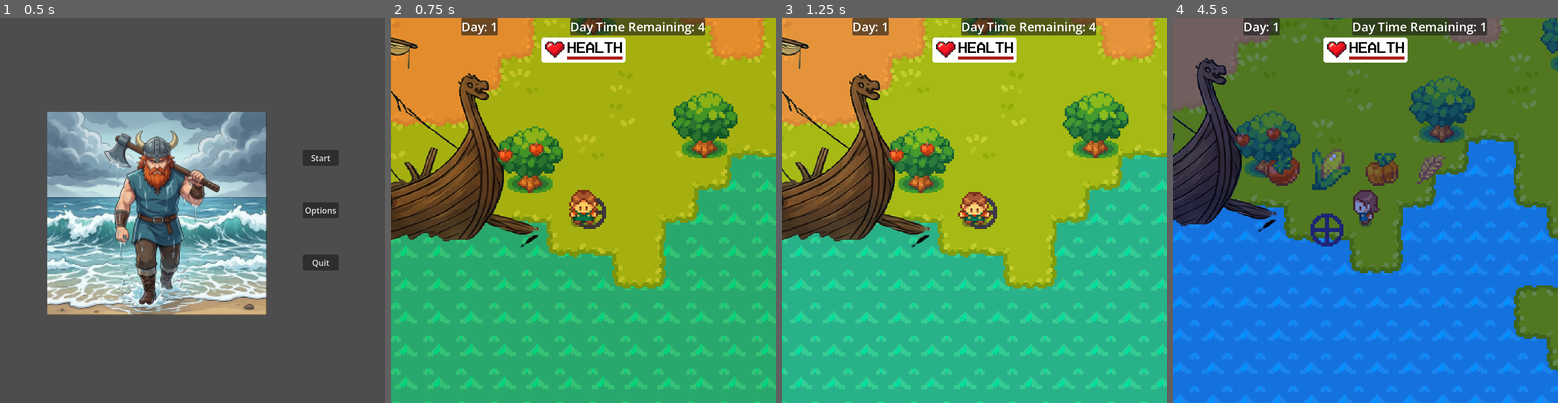
Above: before the commit, frames 1-4 (left to right).
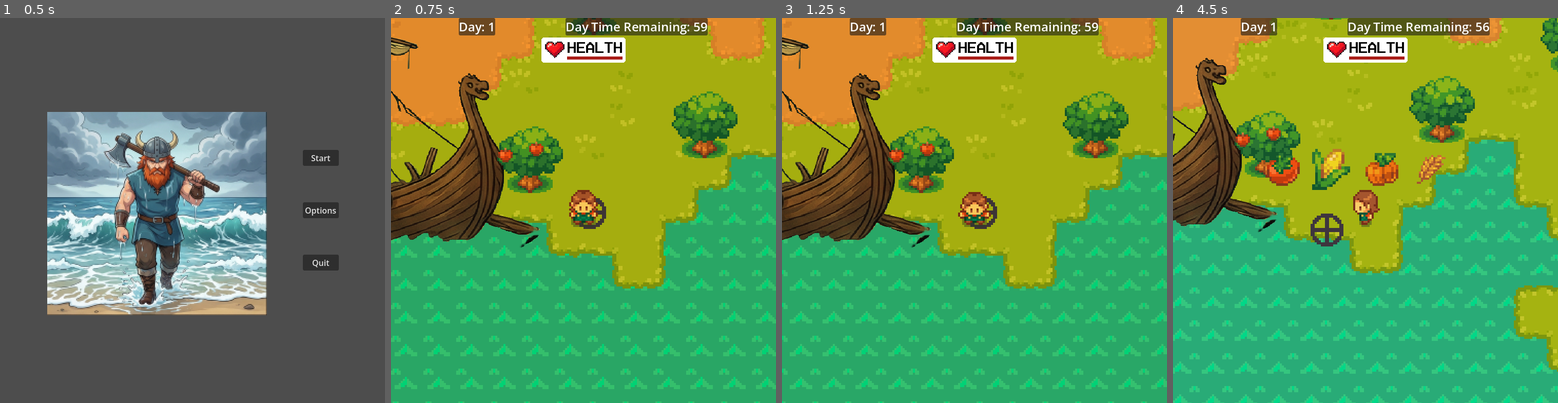
Above: after the commit, the same moments.

Repository: Offshoots/Survival-Game-Test
Game: Godot game, scene res://scenes/ui/main_menu_ui.tscn
Two runs of this game, one before a commit and one after it. Both use one fixed random seed, a clock stepped at 60 frames per second and the inputs below.
Inputs (mouse positions are in pixels of both pictures, inside the frame that each line leads up to):
- Up to frame 1 (0.5 s): no input
- Up to frame 2 (0.75 s): click "Start" at 0.5 s
- Up to frame 3 (1.25 s): no input
- Up to frame 4 (4.5 s): move the mouse to (1365, 210) at 1.27 s; hold D (right) 1.28-2.03 s; tap Space (action) at 1.35, 2.3, 3.6 s; click (1365, 210) at 1.42 s; tap B (build) at 1.55, 2.1, 3.05, 4.35 s; move the mouse to (1303, 172) at 2.02 s; hold S (down) 2.03-2.78 s; click (1303, 172) at 2.17 s; move the mouse to (1477, 121) at 2.77 s; hold D (right) 2.78-3.53 s; tap H (Heal) at 2.85 s; click (1477, 121) at 2.92 s; move the mouse to (1346, 287) at 3.52 s; hold C (seed_forward) 3.53-4.28 s; click (1346, 287) at 3.67 s; move the mouse to (1481, 268) at 4.27 s; hold A (left) from 4.28 s (still down)

Frame 1 is identical in both runs. In frame 2, 0.7% of the frame differs, in the area x 17-83%, y 0-5%; in frame 3, 46%; in frame 4, 97%, in the area x 0-100%, y 0-100%.

Commit message:
2_2_2026
Added Pyres.
Pyres are built with "B" (replacing Box)
Pyres are part of Enum.Craft (along with box and wall)
Pyre has a Fuel bar that deplete with time from first built.

Axe does a damage to enemies.
Sword does 2 damage to enemies and has larger knockback.

Diff:
--- a/global/data.gd
+++ b/global/data.gd
@@ -130,8 +130,8 @@
 		'texture': "res://graphics/objects/table.png",
 		#'icon_texture':"res://graphics/icons/blue.png",
 		'name':'Wall'},
-	Enum.Craft.DOOR: {
-		'texture': "res://graphics/objects/table.png",
-		#'icon_texture': "res://graphics/icons/apple.png",
-		'name':'Door'}
+	Enum.Craft.PYRE: {
+		'texture': "res://graphics/objects/Pyre1.png",
+		#'icon_texture': "res://graphics/objects/Pyre1.png",
+		'name':'Pyre'}
 }
--- a/global/enums.gd
+++ b/global/enums.gd
@@ -4,7 +4,7 @@
 enum State {DEFAULT, FISHING, BUILDING, SHOP}
 enum Tool {SWORD, AXE, PICKAXE, HOE, WATER, SEED, FISH}
 enum Machine {SPRINKLER, FISHER, SCARECROW, DELETE}
-enum Craft {BOX, WALL, DOOR}
+enum Craft {BOX, WALL, PYRE}
 enum Seed {TOMATO, CORN, PUMPKIN, WHEAT}
 enum Item {WOOD, APPLE, TOMATO, CORN, WHEAT, PUMPKIN, FISH, STONE, GOLD}
 enum Shop {MAIN, HAT}
--- a/scenes/characters/blob.gd
+++ b/scenes/characters/blob.gd
@@ -103,11 +103,13 @@
 func hit(tool: Enum.Tool):
 	if tool == Enum.Tool.SWORD:
 		$FlashSprite2D.flash()
-		health -= 1
-		push_distance = 130
+		health -= 2
+		push_distance = 150
 		var target = (player.position - position).normalized() * -1 * push_distance
 		push(target)
-	if tool != Enum.Tool.SWORD:
+	if tool == Enum.Tool.AXE:
+		$FlashSprite2D.flash()
+		health -= 1
 		push_distance = 100
 		var target = (player.position - position).normalized() * -1 * push_distance
 		push(target)
--- a/scenes/levels/level.gd
+++ b/scenes/levels/level.gd
@@ -4,6 +4,7 @@
 var plant_info_scene = preload("res://scenes/ui/plant_info.tscn")
 var item_info_scene = preload("res://scenes/ui/item_info.tscn")
 var box_scene = preload("res://scenes/objects/box.tscn")
+var pyre_scene = preload("res://scenes/objects/pyre.tscn")
 var tree_scene = preload("res://scenes/objects/tree.tscn")
 var rock_scene = preload("res://scenes/objects/rock.tscn")
 var enemy_scene = preload("res://scenes/characters/blob.tscn")
@@ -81,10 +82,15 @@
 
 	if Input.is_action_just_pressed("build"):
 		#Can use enums to select different builds, but for now build a box
-		if player.inventory.count(Enum.Item.WOOD) >= 1:
-			var craft = Enum.Craft.BOX
+		#if player.inventory.count(Enum.Item.WOOD) >= 1:
+			#var craft = Enum.Craft.BOX
+			#build(craft, placement_pos)
+			#remove_inventory(Enum.Item.WOOD)
+		if player.inventory.count(Enum.Item.STONE) >= 1:
+			var craft = Enum.Craft.PYRE
 			build(craft, placement_pos)
-			remove_inventory(Enum.Item.WOOD)
+			remove_inventory(Enum.Item.STONE)
+
 
 	if player.health < player.max_health:
 		main_ui.show_heal()
@@ -107,6 +113,7 @@
 		var item_dropped = player.current_inventory
 		add_inventory(item_dropped)
 		player.new_item = false
+
 
 	if player.death == true:
 		player_dead()
@@ -158,24 +165,35 @@
 	grid_coord.x += -1 if pos.x < 0 else 0
 	grid_coord.y += -1 if pos.y < 0 else 0
 	if grid_coord not in used_cells:
-		#Need to create a new "Box" scene with collision shape and sprite
-		#preload and Instantiate that box scene
-		var box = box_scene.instantiate()
-		#add_child(box)
-		box.setup(grid_coord, $Objects)
-		used_cells.append(grid_coord)
-		#Test out removing the layer with navigation and placing a tile without navigation.
-		$Layers/GrassLayer.erase_cell(grid_coord)
-		$Layers/SoilLayer.set_cells_terrain_connect([grid_coord], 0, 0)
-		print(grid_coord)
-		#Test removing the grid cells up, down, left, and right of the box
-		#$Layers/GrassLayer.erase_cell(Vector2i(grid_coord.x - 1, grid_coord.y))
-		#$Layers/GrassLayer.erase_cell(Vector2i(grid_coord.x + 1, grid_coord.y))
-		#$Layers/GrassLayer.erase_cell(Vector2i(grid_coord.x, grid_coord.y - 1))
-		#$Layers/GrassLayer.erase_cell(Vector2i(grid_coord.x, grid_coord.y + 1))
-
-		#Test painting a new property layer for tileset that will have a box place on it
-		#I have found some success with removing the corners from the navigation tiles
+		if craft == Enum.Craft.BOX:
+			#Need to create a new "Box" scene with collision shape and sprite
+			#preload and Instantiate that box scene
+			var box = box_scene.instantiate()
+			#add_child(box)
+			box.setup(grid_coord, $Objects)
+			used_cells.append(grid_coord)
+			#Test out removing the layer with navigation and placing a tile without navigation.
+			$Layers/GrassLayer.erase_cell(grid_coord)
+			$Layers/SoilLayer.set_cells_terrain_connect([grid_coord], 0, 0)
+			print(grid_coord)
+			#Test removing the grid cells up, down, left, and right of the box
+			#$Layers/GrassLayer.erase_cell(Vector2i(grid_coord.x - 1, grid_coord.y))
+			#$Layers/GrassLayer.erase_cell(Vector2i(grid_coord.x + 1, grid_coord.y))
+			#$Layers/GrassLayer.erase_cell(Vector2i(grid_coord.x, grid_coord.y - 1))
+			#$Layers/GrassLayer.erase_cell(Vector2i(grid_coord.x, grid_coord.y + 1))
+
+			#Test painting a new property layer for tileset that will have a box place on it
+			#I have found some success with removing the corners from the navigation tiles
+		if craft == Enum.Craft.PYRE:
+			#preload and Instantiate the Pyre Scene
+			var pyre = pyre_scene.instantiate()
+			#add_child(box)
+			pyre.entered_pyre.connect(_on_pyre_entered_pyre)
+			pyre.setup(grid_coord, $Objects)
+			used_cells.append(grid_coord)
+			#Test out removing the layer with navigation and placing a tile without navigation.
+			$Layers/GrassLayer.erase_cell(grid_coord)
+			$Layers/SoilLayer.set_cells_terrain_connect([grid_coord], 0, 0)
 
 #This will toggle the plant info bar on/off by pressing the diagnose button "N"
 func _on_player_diagnose() -> void:
@@ -242,6 +260,14 @@
 						player.inventory.append(item_drop)
 						add_inventory(item_drop)
 		Enum.Tool.AXE:
+			#For now group for blob has been changed from 'Objects' to new group 'Enemy'.
+			for object in get_tree().get_nodes_in_group('Enemy'):
+				if object.position.distance_to(pos)< 20:
+					object.hit(tool)
+					if object.gold:
+						var item_drop = Enum.Item.GOLD
+						player.inventory.append(item_drop)
+						add_inventory(item_drop)
 			#Currently all trees are in group 'Objects'.
 			for object in get_tree().get_nodes_in_group('Objects'):
 				if object.position.distance_to(pos)< 20:
@@ -379,3 +405,11 @@
 
 func _on_heal_timer_timeout() -> void:
 	player.heal_click =  false
+
+
+func _on_pyre_entered_pyre(body) -> void:
+	if body.is_in_group('Enemy'):
+		print('Enemy')
+		body.death()
+	else:
+		print('Friend')
--- a/scenes/levels/level.tscn
+++ b/scenes/levels/level.tscn
@@ -1438,12 +1438,12 @@
 [node name="Timers" type="Node" parent="." unique_id=1507378834]
 
 [node name="DayTimer" type="Timer" parent="Timers" unique_id=1170833392]
-wait_time = 5.0
+wait_time = 60.0
 one_shot = true
 autostart = true
 
 [node name="NightTimer" type="Timer" parent="Timers" unique_id=782290827]
-wait_time = 20.0
+wait_time = 60.0
 one_shot = true
 
 [node name="HealTimer" type="Timer" parent="Timers" unique_id=720060771]
--- /dev/null
+++ b/scenes/objects/pyre.gd
@@ -0,0 +1,32 @@
+extends StaticBody2D
+
+var coord: Vector2i
+
+signal entered_pyre(body:Node2D)
+
+func _process(delta: float) -> void:
+	update_fuel($FuelTimer.wait_time, $FuelTimer.time_left)
+
+
+func _on_area_2d_body_entered(body: Node2D) -> void:
+	entered_pyre.emit(body)
+
+
+func setup(grid_coord: Vector2i, parent: Node2D):
+	position = grid_coord * Data.TILE_SIZE + Vector2i(8 , 5)
+	parent.add_child(self)
+	coord = grid_coord
+	$FuelTimer.start()
+	update_fuel($FuelTimer.wait_time, $FuelTimer.wait_time)
+	#res = new_res
+	#$Sprite2D.texture = res.texture
+
+func update_fuel(max_fuel: int, fuel: int):
+	$PanelContainer/TextureProgressBar.max_value = max_fuel
+	$PanelContainer/TextureProgressBar.value = fuel
+
+
+#When the fuel runs out, make the light go out
+func _on_fuel_timer_timeout() -> void:
+	$PointLight2D.hide()
+	$Area2D.hide()
--- /dev/null
+++ b/scenes/objects/pyre.tscn
@@ -0,0 +1,89 @@
+[gd_scene format=3 uid="uid://b28skb43spsl2"]
+
+[ext_resource type="Script" uid="uid://7fa7ncy71rcp" path="res://scenes/objects/pyre.gd" id="1_7epyt"]
+[ext_resource type="Texture2D" uid="uid://bjnbhknu81iwj" path="res://graphics/objects/Pyre Sheet.png" id="1_vaprf"]
+[ext_resource type="Texture2D" uid="uid://6htihb83y05q" path="res://graphics/tilesets/light texture.PNG" id="2_ehmvm"]
+[ext_resource type="Texture2D" uid="uid://k4r0km103lsj" path="res://graphics/ui/v_bar.png" id="4_2ykkb"]
+
+[sub_resource type="AtlasTexture" id="AtlasTexture_ehmvm"]
+atlas = ExtResource("1_vaprf")
+region = Rect2(0, 0, 65, 74)
+
+[sub_resource type="AtlasTexture" id="AtlasTexture_7epyt"]
+atlas = ExtResource("1_vaprf")
+region = Rect2(65, 0, 65, 74)
+
+[sub_resource type="AtlasTexture" id="AtlasTexture_2ykkb"]
+atlas = ExtResource("1_vaprf")
+region = Rect2(130, 0, 65, 74)
+
+[sub_resource type="SpriteFrames" id="SpriteFrames_ac8kh"]
+animations = [{
+"frames": [{
+"duration": 1.0,
+"texture": SubResource("AtlasTexture_ehmvm")
+}, {
+"duration": 1.0,
+"texture": SubResource("AtlasTexture_7epyt")
+}, {
+"duration": 1.0,
+"texture": SubResource("AtlasTexture_2ykkb")
+}],
+"loop": true,
+"name": &"default",
+"speed": 5.0
+}]
+
+[sub_resource type="RectangleShape2D" id="RectangleShape2D_osgk1"]
+size = Vector2(16, 14.5)
+
+[sub_resource type="CircleShape2D" id="CircleShape2D_ehmvm"]
+radius = 63.0
+
+[node name="Pyre" type="StaticBody2D" unique_id=619828489]
+y_sort_enabled = true
+collision_layer = 4
+collision_mask = 8
+script = ExtResource("1_7epyt")
+
+[node name="AnimatedSprite2D" type="AnimatedSprite2D" parent="." unique_id=1413525050]
+scale = Vector2(0.5, 0.5)
+sprite_frames = SubResource("SpriteFrames_ac8kh")
+autoplay = "default"
+
+[node name="CollisionShape2D" type="CollisionShape2D" parent="." unique_id=1629013321]
+position = Vector2(0, 9.25)
+shape = SubResource("RectangleShape2D_osgk1")
+
+[node name="Area2D" type="Area2D" parent="." unique_id=1365646536]
+position = Vector2(0, -6)
+collision_layer = 4
+collision_mask = 14
+
+[node name="CollisionShape2D" type="CollisionShape2D" parent="Area2D" unique_id=565279134]
+shape = SubResource("CircleShape2D_ehmvm")
+
+[node name="PointLight2D" type="PointLight2D" parent="." unique_id=1649821778]
+position = Vector2(0, -6)
+texture = ExtResource("2_ehmvm")
+texture_scale = 0.4
+
+[node name="PanelContainer" type="PanelContainer" parent="." unique_id=579372879]
+offset_left = -10.0
+offset_top = -25.0
+offset_right = 10.0
+offset_bottom = -20.0
+
+[node name="TextureProgressBar" type="TextureProgressBar" parent="PanelContainer" unique_id=394623701]
+layout_mode = 2
+nine_patch_stretch = true
+texture_under = ExtResource("4_2ykkb")
+texture_progress = ExtResource("4_2ykkb")
+tint_progress = Color(1, 1, 0, 1)
+
+[node name="FuelTimer" type="Timer" parent="." unique_id=791687118]
+wait_time = 60.0
+one_shot = true
+
+[connection signal="body_entered" from="Area2D" to="." method="_on_area_2d_body_entered"]
+[connection signal="timeout" from="FuelTimer" to="." method="_on_fuel_timer_timeout"]
Binary file added: graphics/objects/Pyre Sheet.png
Not shown, added: graphics/objects/Pyre Sheet.png.import
Binary file added: graphics/objects/Pyre1.png
Not shown, added: graphics/objects/Pyre1.png.import
Binary file added: graphics/tilesets/light texture.PNG
Not shown, added: graphics/tilesets/light texture.PNG.import
Not shown, added: scenes/objects/pyre.gd.uid
